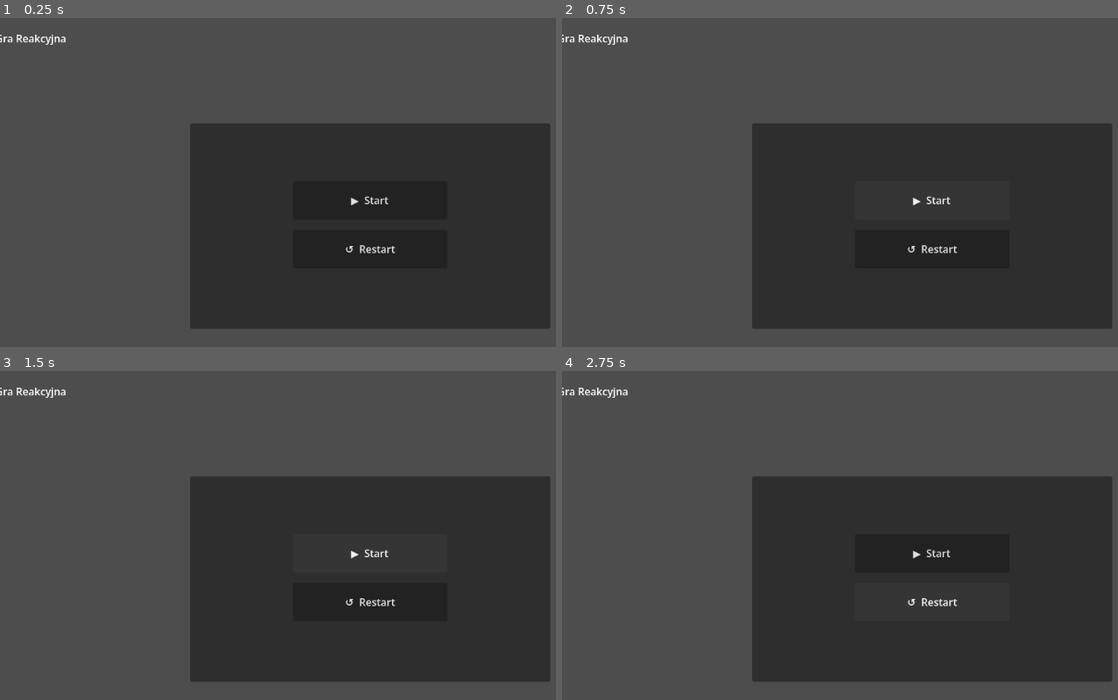
Above: before the commit, frames 1-4 (two rows, left to right).
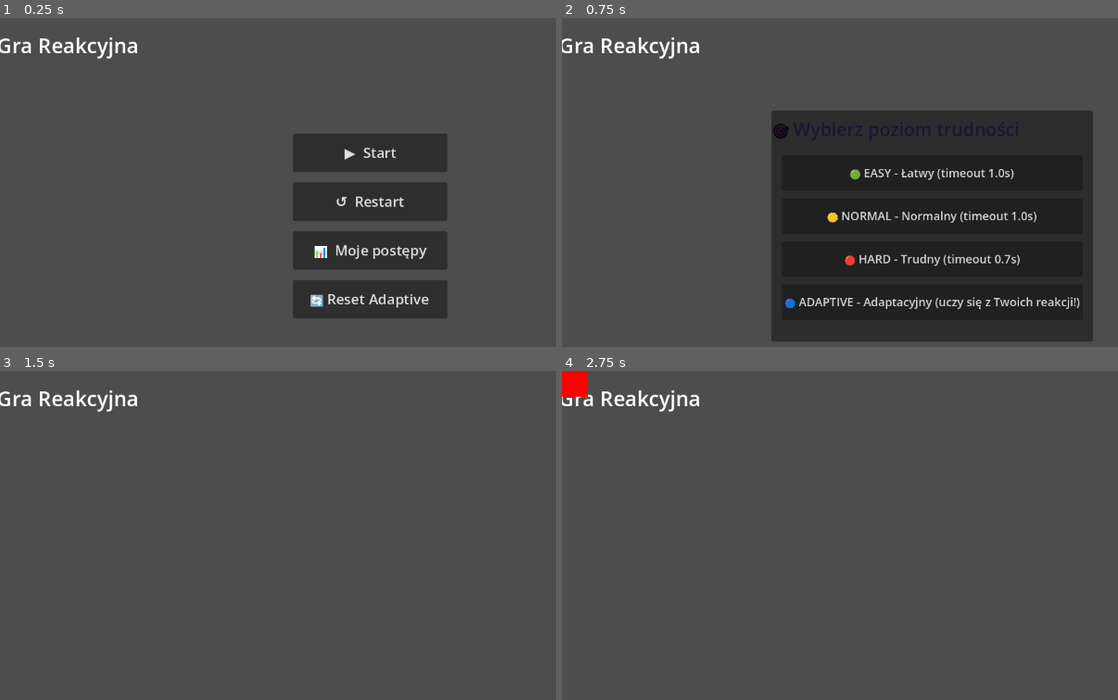
Above: after the commit, the same moments.

Repository: XMefilesX/Rehagame
Game: Godot game, scene res://main.tscn
The game is run twice, just before and just after one commit, with the same random seed, the same clock (stepped at 60 frames per second) and the same inputs.
Inputs (mouse positions are in pixels of both pictures, inside the frame that each line leads up to):
- Up to frame 1 (0.25 s): no input
- Up to frame 2 (0.75 s): click "▶ Start" at 0.5 s
- Up to frame 3 (1.5 s): click (372, 551) at 1.25 s, where only the run before the commit has a clickable "▶ Start"
- Up to frame 4 (2.75 s): click (934, 601) at 2 s, where only the run before the commit has a clickable "↺ Restart"

The runs differ from the first frame. In frame 1, 29% of the frame differs, in the area x 0-99%, y 5-95%; in frame 2, 11%; in frame 3, 38%; in frame 4, 38%, in the area x 0-99%, y 0-95%.
Error before the commit: Parse Error: Function "_load_sessions()" not found in base self. (res://main.gd:291)

Commit message:
Naprawiono błąd: dodano brakującą funkcję _load_sessions() (została przypadkowo usunięta podczas poprzedniej edycji).

Diff:
--- a/main.gd
+++ b/main.gd
@@ -300,6 +300,19 @@
 		var err := FileAccess.get_open_error()
 		push_warning("Main: nie można zapisać sesji – " + error_string(err))
 
+func _load_sessions() -> Array:
+	if not FileAccess.file_exists("user://sessions.json"):
+		return []
+	var file := FileAccess.open("user://sessions.json", FileAccess.READ)
+	if not file:
+		return []
+	var content: String = file.get_as_text()
+	file.close()
+	var parsed = JSON.parse_string(content)
+	if parsed is Array:
+		return parsed
+	return []
+
 # ===========================================================
 # WEJŚCIE – pauza przez ESC (Poprawka #14)
 # ===========================================================
